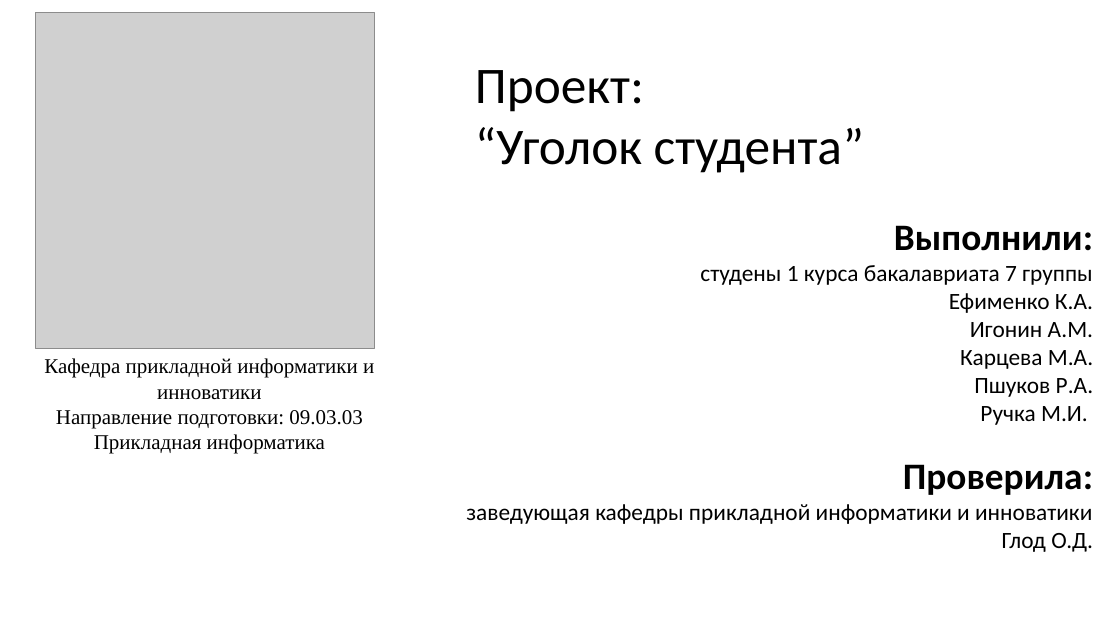
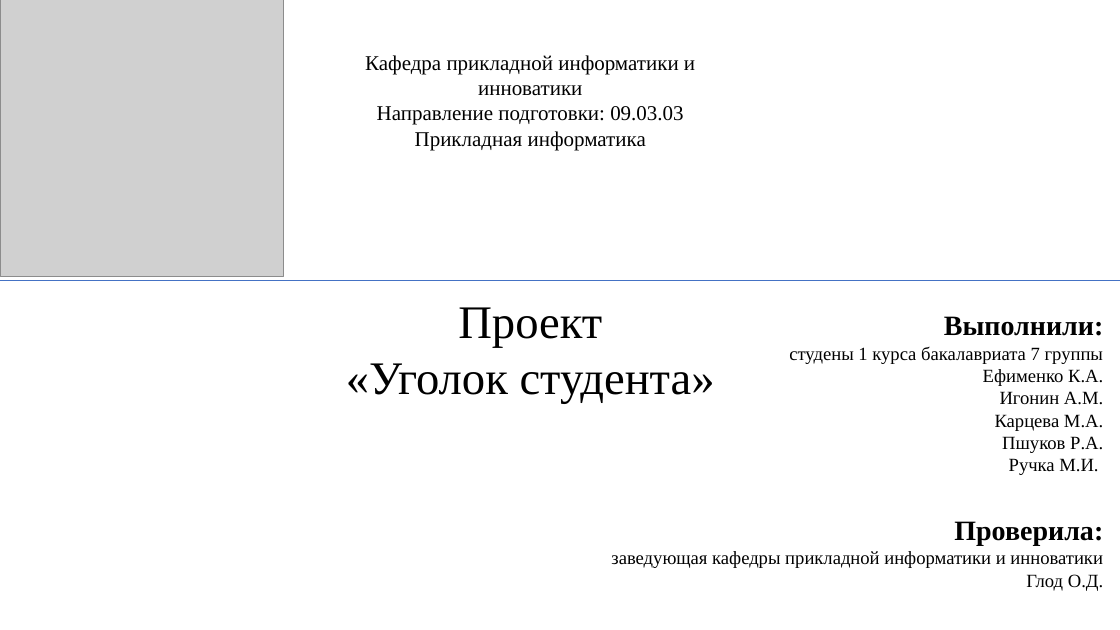
Before and after one commit to Ralbe/Halvicka, a slide deck: slide 1 of Халвичка/Power Point/Презентация3.pptx. Drawn at 1120x630 pixels with LibreOffice and Linux fonts; fonts in the diff are those of the drawing; grey boxes stand for pictures. Boxes give left, top, right and bottom in pixels: in the first picture for what was removed or moved away, otherwise in the second. Text is boxed around its words. In the diff, an @@ line names an element or a change of style, - is before the commit and + after.

```diff
--- a/Халвичка/Power Point/Презентация3.pptx
+++ b/Халвичка/Power Point/Презентация3.pptx
@@ picture: place and size @@
-picture at (36, 12, 375, 349)
+picture at (0, 0, 283, 276)
@@ text "Кафедра прикладной информатики и инноватики": place and size @@
-text "Кафедра прикладной информатики и инноватики" at (44, 358, 374, 454)
+text "Кафедра прикладной информатики и инноватики" at (365, 55, 695, 150)
@@ line added from (0, 280) to (1120, 280), #4472C4 0.5 pt @@
@@ text at (346, 307, 715, 404): text changed; size 44 to 40 pt; font Calibri to Times New Roman @@
-Проект:
-“Уголок студента”
+Проект
+«Уголок студента»
@@ text "Выполнили:": place and size @@
-text "Выполнили:" at (700, 225, 1093, 425)
+text "Выполнили:" at (789, 316, 1103, 475)
@@ text "Выполнили:" at (789, 316, 1103, 475): size 32 to 24 pt in "Выполнили:"; font Calibri to Times New Roman; size 20 to 16 pt in "студены 1 курса бакалавриата 7 группы", "Ефименко К.А.", "Игонин А.М.", "Карцева М.А." and 2 more places @@
@@ text "Проверила:": place and size @@
-text "Проверила:" at (466, 464, 1093, 552)
+text "Проверила:" at (611, 521, 1103, 591)
@@ text "Проверила:" at (611, 521, 1103, 591): size 32 to 24 pt in "Проверила:"; font Calibri to Times New Roman; size 20 to 16 pt in "заведующая кафедры прикладной информатики и инноватики", "Глод О.Д." @@
```
Also in this commit, not shown: 13 other files.
